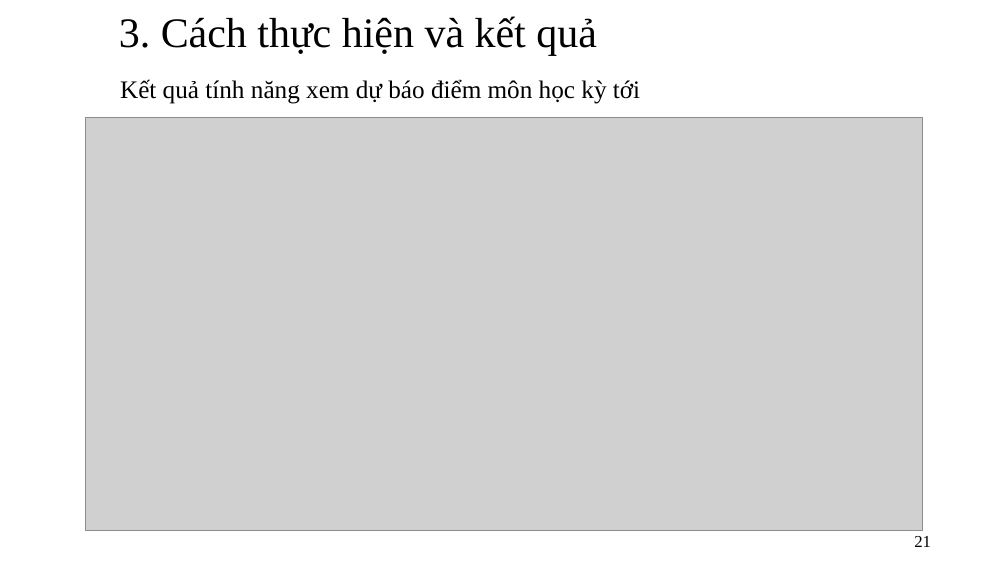
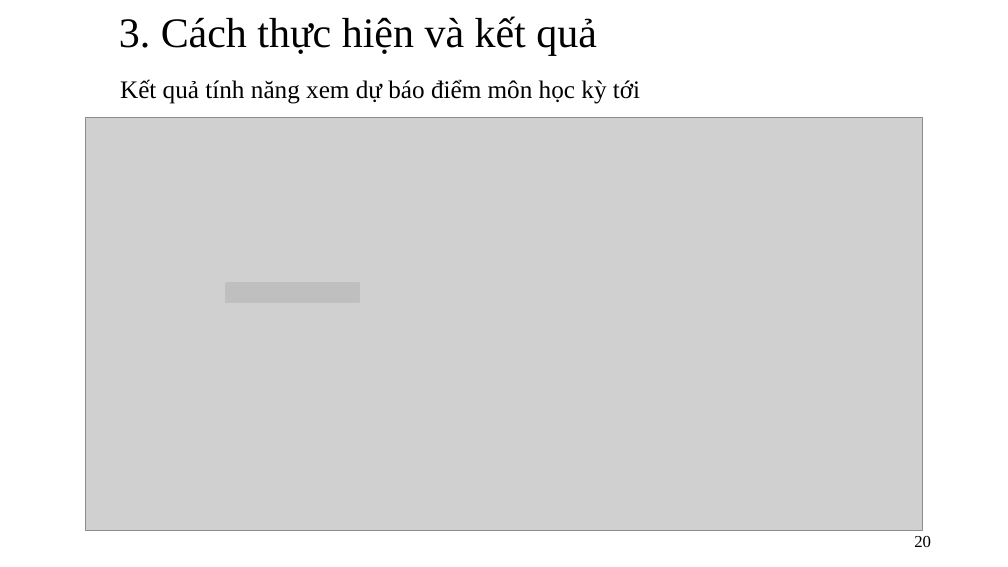
Before and after one commit to trunganhvu/Do_An_Docx, a slide deck: slide 20 of Khóa luận tốt nghiệp .pptx (slide 21 before the commit). Drawn at 1008x567 pixels with LibreOffice and Linux fonts; fonts in the diff are those of the drawing; grey boxes stand for pictures. Boxes give left, top, right and bottom in pixels: in the first picture for what was removed or moved away, otherwise in the second. Text is boxed around its words. In the diff, an @@ line names an element or a change of style, - is before the commit and + after.

```diff
--- a/Khóa luận tốt nghiệp .pptx
+++ b/Khóa luận tốt nghiệp .pptx
@@ rectangle added at [226,284,359,302], fill #BFBFBF, outline #BFBFBF 2 pt @@
@@ page number at [914,536,931,547]: text changed @@
-21
+20
```
Also in this commit, not shown: 5 other slides changed, 2 slides removed.
